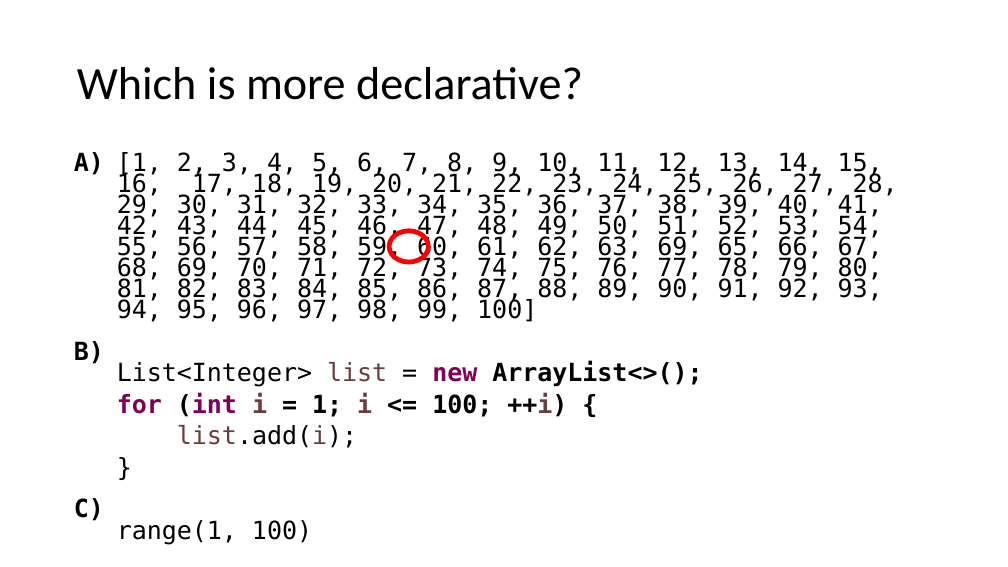
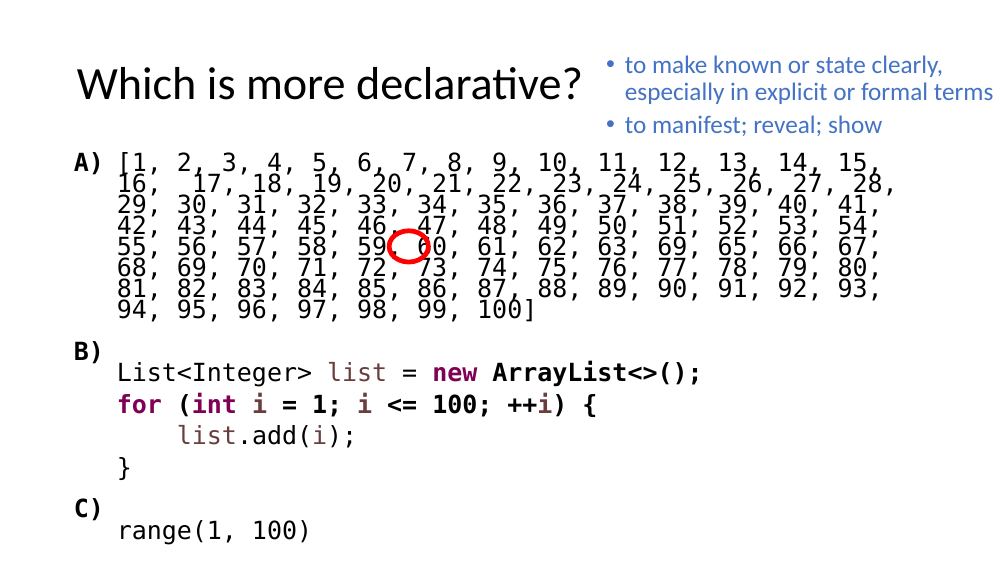
Before and after one commit to diffplug/sockets-and-plugs, a slide deck: slide 29 of Socket and Plugs.pptx (slide 32 before the commit). Drawn at 1008x567 pixels with LibreOffice and Linux fonts; fonts in the diff are those of the drawing. Boxes give left, top, right and bottom in pixels: in the first picture for what was removed or moved away, otherwise in the second. Text is boxed around its words. In the diff, an @@ line names an element or a change of style, - is before the commit and + after.

```diff
--- a/Socket and Plugs.pptx
+++ b/Socket and Plugs.pptx
@@ text added at (625,55,993,136), 24 pt, text #4472C4 @@
+  • to make known or state clearly, especially in explicit or formal terms
+  • to manifest; reveal; show
```
Also in this commit, not shown: 4 other slides changed, 7 slides added, 8 slides removed, 10 other files.
